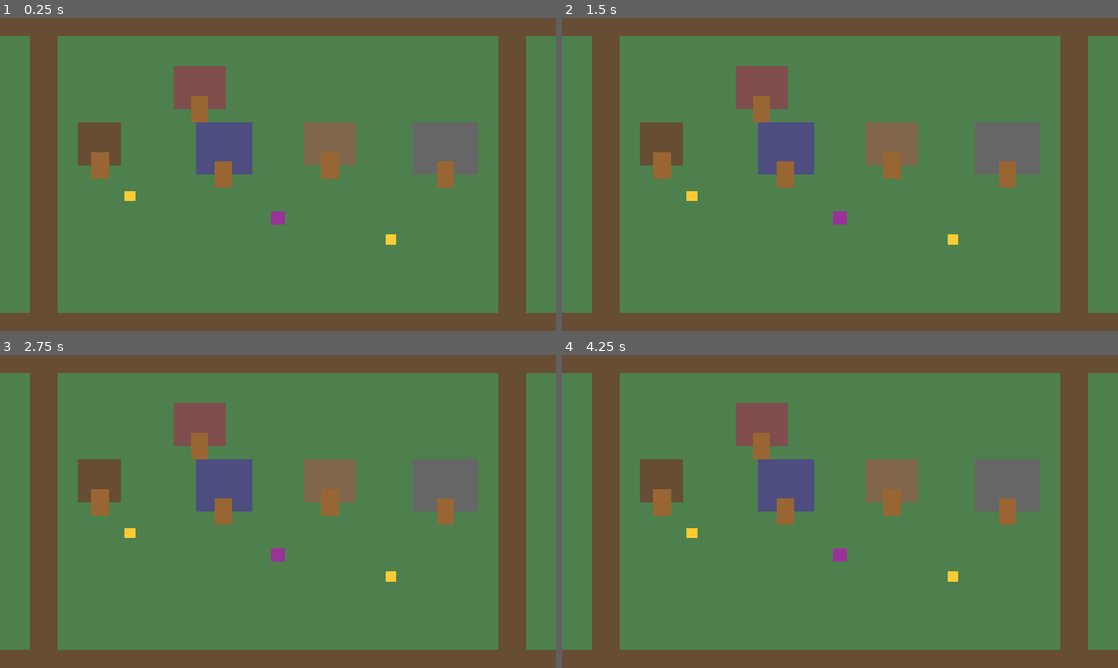
Above: before the commit, frames 1-4 (two rows, left to right).
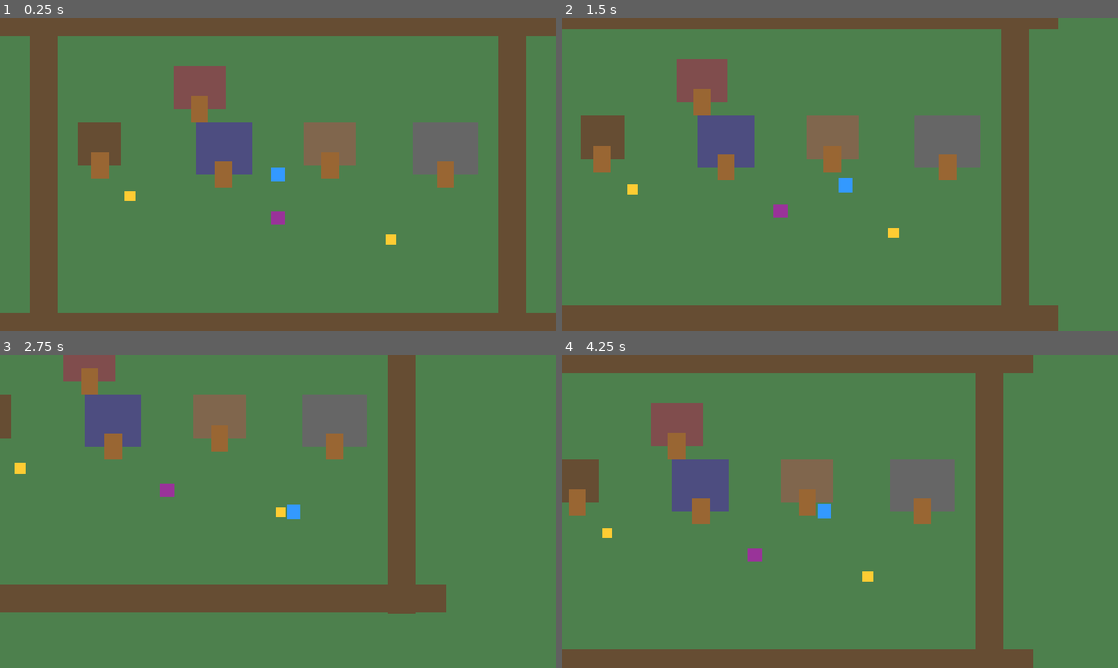
Above: after the commit, the same moments.

Repository: sarahgdykes-ux/Wildbound
Game: Godot game, scene res://scenes/main.tscn
The game is run twice, just before and just after one commit, with the same random seed, the same clock (stepped at 60 frames per second) and the same inputs.
Inputs (mouse positions are in pixels of both pictures, inside the frame that each line leads up to):
- Up to frame 1 (0.25 s): no input
- Up to frame 2 (1.5 s): tap Enter at 0.5 s; move the mouse to (962, 158) at 0.52 s; hold D (move_right) 0.53-1.28 s; hold E (interact) 0.53-1.28 s; click (962, 158) at 0.67 s; move the mouse to (728, 190) at 1.27 s; hold S (move_down) from 1.28 s (still down); tap E (interact) at 1.35 s
- Up to frame 3 (2.75 s): move the mouse to (333, 442) at 2.02 s; release S (move_down) at 2.03 s; hold D (move_right) from 2.03 s (still down); hold E (interact) from 2.03 s (still down)
- Up to frame 4 (4.25 s): move the mouse to (812, 574) at 2.77 s; release D (move_right) at 2.78 s; release E (interact) at 2.78 s; hold W (move_up) 2.78-3.53 s; tap E (interact) at 2.85 s; click (812, 574) at 2.92 s; move the mouse to (1006, 558) at 3.52 s; hold A (move_left) from 3.53 s (still down); hold E (interact) from 3.53 s (still down)

The runs differ from the first frame. In frame 1, 0.1% of the frame differs, in the area x 48-52%, y 47-53%; in frame 2, 32%; in frame 3, 43%, in the area x 0-100%, y 0-100%; in frame 4, 28%.

Commit message:
fix player not showing

Diff:
--- a/scenes/bramblewick_village.tscn
+++ b/scenes/bramblewick_village.tscn
@@ -16,12 +16,13 @@
 
 [node name="Player" parent="." instance=ExtResource("1_player")]
 position = Vector2(640, 400)
+z_index = 10
 
-[node name="Camera2D" type="Camera2D" parent="."]
-position = Vector2(640, 400)
+[node name="Camera2D" type="Camera2D" parent="Player"]
 position_smoothing_enabled = true
 position_smoothing_speed = 5.0
 limit_smoothed = true
+enabled = true
 
 [node name="DialogueBox" parent="." instance=ExtResource("5_dialogue")]
 
--- a/scenes/hollow_ruins.tscn
+++ b/scenes/hollow_ruins.tscn
@@ -13,12 +13,13 @@
 
 [node name="Player" parent="." instance=ExtResource("4_player")]
 position = Vector2(200, 400)
+z_index = 10
 
-[node name="Camera2D" type="Camera2D" parent="."]
-position = Vector2(200, 400)
+[node name="Camera2D" type="Camera2D" parent="Player"]
 position_smoothing_enabled = true
 position_smoothing_speed = 5.0
 limit_smoothed = true
+enabled = true
 
 [node name="Ground" type="ColorRect" parent="."]
 offset_left = -1000.0
--- a/scenes/player.tscn
+++ b/scenes/player.tscn
@@ -20,3 +20,4 @@
 offset_right = 16.0
 offset_bottom = 16.0
 color = Color(0.2, 0.6, 1, 1)
+z_index = 1
--- a/scenes/sanctuary.tscn
+++ b/scenes/sanctuary.tscn
@@ -8,12 +8,13 @@
 
 [node name="Player" parent="." instance=ExtResource("2_player")]
 position = Vector2(640, 400)
+z_index = 10
 
-[node name="Camera2D" type="Camera2D" parent="."]
-position = Vector2(640, 400)
+[node name="Camera2D" type="Camera2D" parent="Player"]
 position_smoothing_enabled = true
 position_smoothing_speed = 5.0
 limit_smoothed = true
+enabled = true
 
 [node name="Ground" type="ColorRect" parent="."]
 offset_left = -1000.0
--- a/scenes/whispering_woods.tscn
+++ b/scenes/whispering_woods.tscn
@@ -19,12 +19,13 @@
 
 [node name="Player" parent="." instance=ExtResource("1_player")]
 position = Vector2(200, 400)
+z_index = 10
 
-[node name="Camera2D" type="Camera2D" parent="."]
-position = Vector2(200, 400)
+[node name="Camera2D" type="Camera2D" parent="Player"]
 position_smoothing_enabled = true
 position_smoothing_speed = 5.0
 limit_smoothed = true
+enabled = true
 
 [node name="DialogueBox" parent="." instance=ExtResource("6_dialogue")]
 
